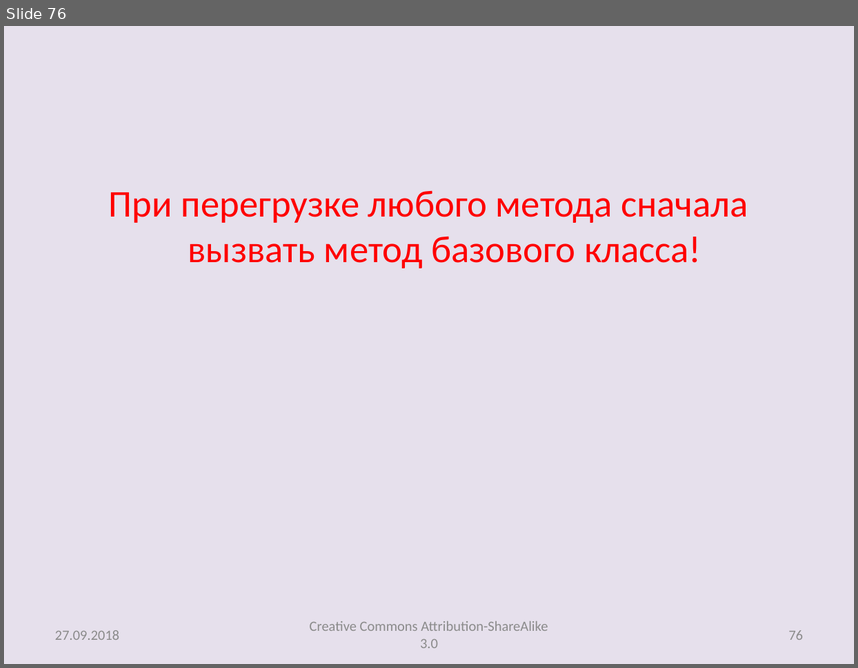
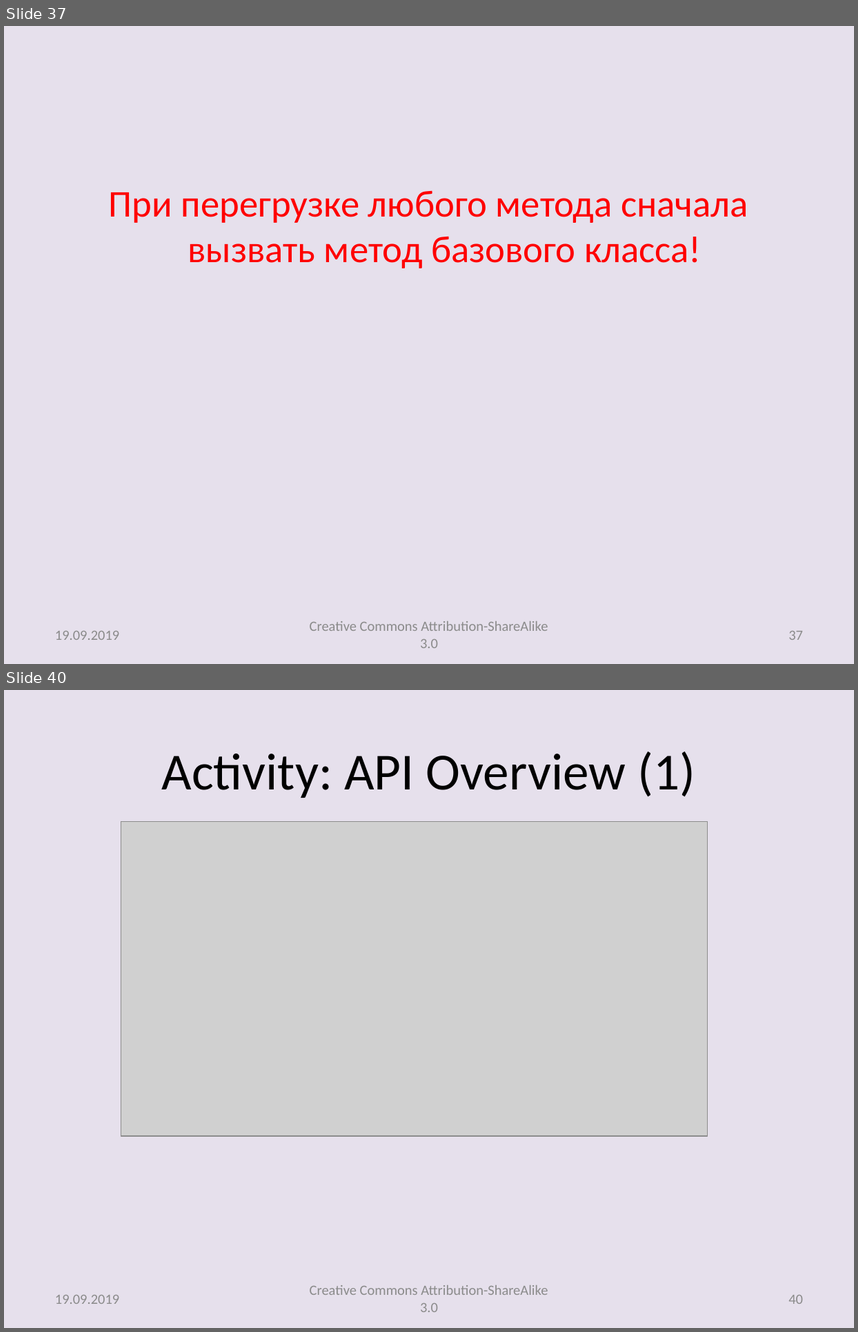
Before and after one commit to andrei-kuznetsov/android-lectures, a slide deck: lectures/Lecture003_AltRes_Activity.pptx. Shown one above the other, each under a label of ours: slide 76 before the commit, slides 37 and 40 after it; the slides between them are not shown. The pictures are 858x668 and 858x1332 pixels, drawn with LibreOffice and Linux fonts; fonts in the diff are those of the drawing; grey boxes stand for pictures. Boxes give left, top, right and bottom in pixels: in the first picture for what was removed or moved away, otherwise in the second. Text is boxed around its words. In the diff, an @@ line names an element or a change of style, - is before the commit and + after.

```diff
--- a/lectures/Lecture003_AltRes_Activity.pptx
+++ b/lectures/Lecture003_AltRes_Activity.pptx
@@ slide 40 added at [4, 690, 854, 1328], background #E6E0EC @@
@@ title added at [162, 751, 695, 798], 44 pt, text #000000 @@
+Activity: API Overview (1)
@@ picture added at [121, 822, 708, 1136] @@
@@ text added at [310, 1285, 548, 1312], 12 pt, text #8C8C8C @@
+Creative Commons Attribution-ShareAlike 3.0
@@ text added at [55, 1294, 119, 1303], 12 pt, text #8C8C8C @@
+19.09.2019
@@ page number added at [789, 1294, 803, 1303], 12 pt, text #8C8C8C @@
+40
@@ what was slide 76 is now slide 37 @@
@@ slide 37 changed as well @@
@@ text at [55, 630, 119, 639]: text changed @@
-27.09.2018
+19.09.2019
@@ page number at [789, 630, 803, 639]: text changed @@
-76
+37
```
Also in this commit, not shown: 76 other slides changed, 16 other slides added, 2 other files.
